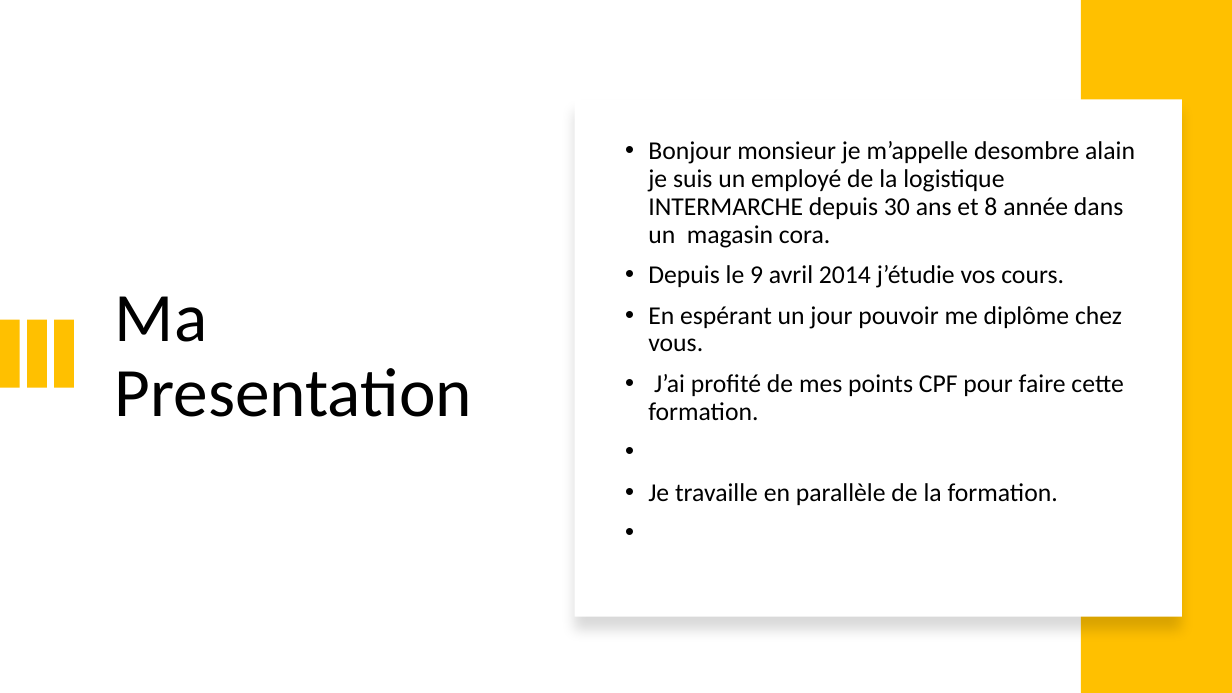
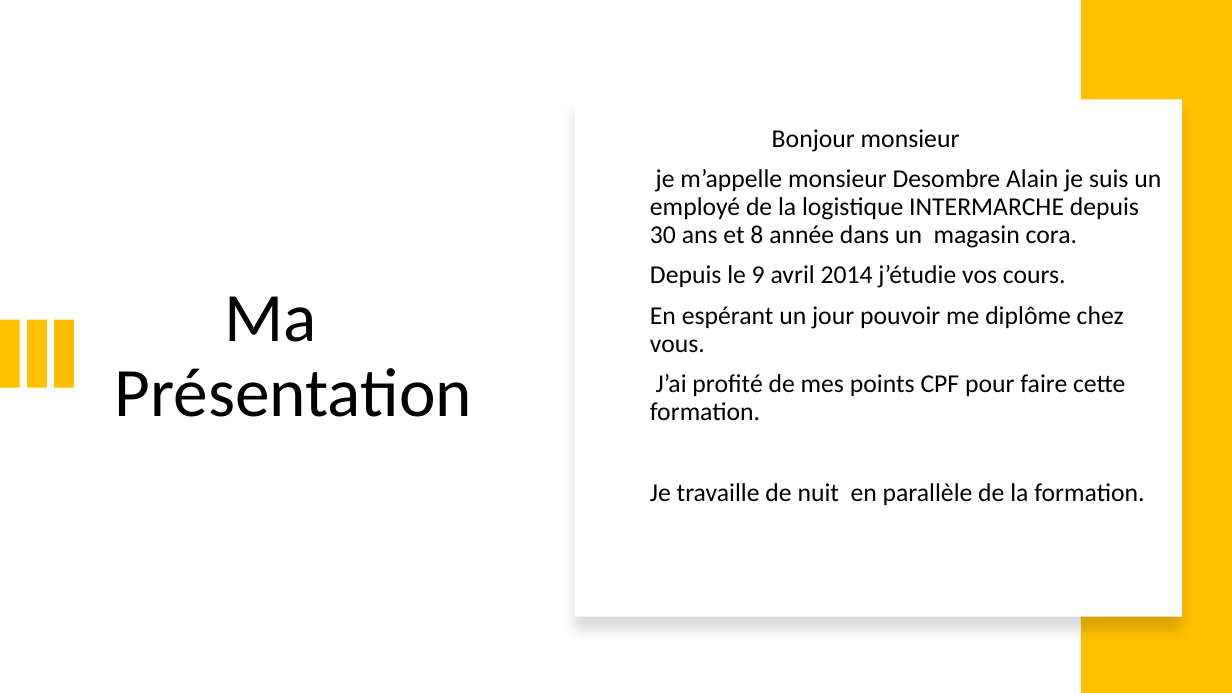
Before and after one commit to adesombre/projet3, a slide deck: slide 2 of soutenance_python.pptx. Drawn at 1232x693 pixels with LibreOffice and Linux fonts; fonts in the diff are those of the drawing. Boxes give left, top, right and bottom in pixels: in the first picture for what was removed or moved away, otherwise in the second. Text is boxed around its words. In the diff, an @@ line names an element or a change of style, - is before the commit and + after.

```diff
--- a/soutenance_python.pptx
+++ b/soutenance_python.pptx
@@ text "Bonjour monsieur": place and size @@
-text "Bonjour monsieur" at bbox=[648, 141, 1135, 505]
+text "Bonjour monsieur" at bbox=[650, 129, 1161, 505]
@@ text at bbox=[650, 129, 1161, 248]: text changed @@
-• Bonjour monsieur je m’appelle desombre alain je suis un employé de la logistique INTERMARCHE depuis 30 ans et 8 année dans un magasin cora.
+Bonjour monsieur
+je m’appelle monsieur Desombre Alain je suis un employé de la logistique INTERMARCHE depuis 30 ans et 8 année dans un magasin cora.
@@ text at bbox=[650, 265, 1125, 421]: bullet • to none @@
@@ title at bbox=[115, 296, 472, 417]: text changed @@
-Ma Presentation
+Ma Présentation
@@ text at bbox=[650, 483, 1144, 505]: text changed @@
-• Je travaille en parallèle de la formation.
+Je travaille de nuit en parallèle de la formation.
```
Also in this commit, not shown: 7 other slides changed, 5 slides added, 1 other file.
